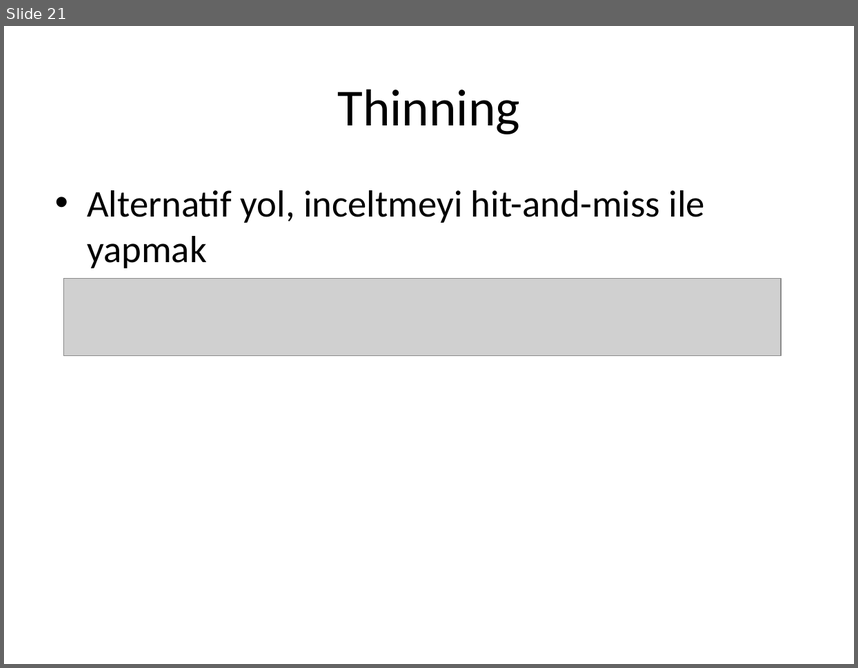
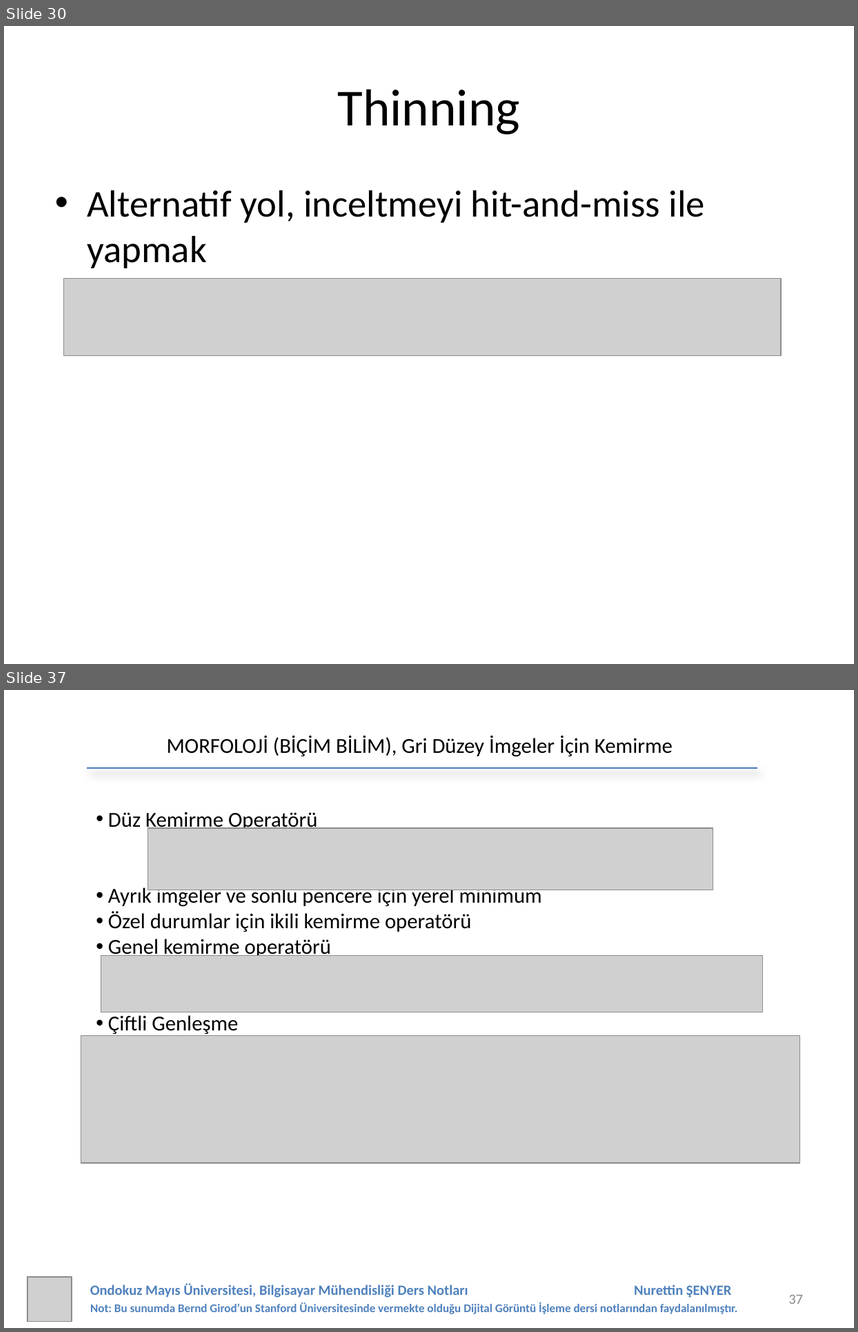
Before and after one commit to 19ceng/ce401dip, a slide deck: 07-morph/07-morph.pptx. Shown one above the other, each under a label of ours: slide 21 before the commit, slides 30 and 37 after it; the slides between them are not shown. The pictures are 858x668 and 858x1332 pixels, drawn with LibreOffice and Linux fonts; fonts in the diff are those of the drawing; grey boxes stand for pictures. Boxes give left, top, right and bottom in pixels: in the first picture for what was removed or moved away, otherwise in the second. Text is boxed around its words. In the diff, an @@ line names an element or a change of style, - is before the commit and + after.

```diff
--- a/07-morph/07-morph.pptx
+++ b/07-morph/07-morph.pptx
@@ slide 37 added at (4, 690, 854, 1328), background #FFFFFF @@
@@ text added at (167, 736, 673, 757), 18 pt, text #000000 @@
+MORFOLOJİ (BİÇİM BİLİM), Gri Düzey İmgeler İçin Kemirme
@@ line added from (87, 768) to (757, 768), #4B7EBC 1.25 pt @@
@@ text added at (108, 812, 542, 1036), 18 pt, text #000000 @@
+• Düz Kemirme Operatörü
+• Ayrık imgeler ve sonlu pencere için yerel minimum
+• Özel durumlar için ikili kemirme operatörü
+• Genel kemirme operatörü
+• Çiftli Genleşme
@@ picture added at (148, 828, 713, 890) @@
@@ picture added at (101, 955, 762, 1012) @@
@@ picture added at (81, 1035, 800, 1163) @@
@@ picture added at (27, 1276, 72, 1321) @@
@@ text added at (90, 1283, 738, 1314), 10 pt, text #4F81BD, bold @@
+Ondokuz Mayıs Üniversitesi, Bilgisayar Mühendisliği Ders Notları Nurettin ŞENYER
+Not: Bu sunumda Bernd Girod’un Stanford Üniversitesinde vermekte olduğu Dijital Görüntü İşleme dersi notlarından faydalanılmıştır.
@@ page number added at (789, 1294, 803, 1303), 12 pt, text #8C8C8C @@
+37
@@ what was slide 21 is now slide 30 @@
```
Also in this commit, not shown: 4 slides changed, 27 other slides added, 4 slides removed, 1 other file.
